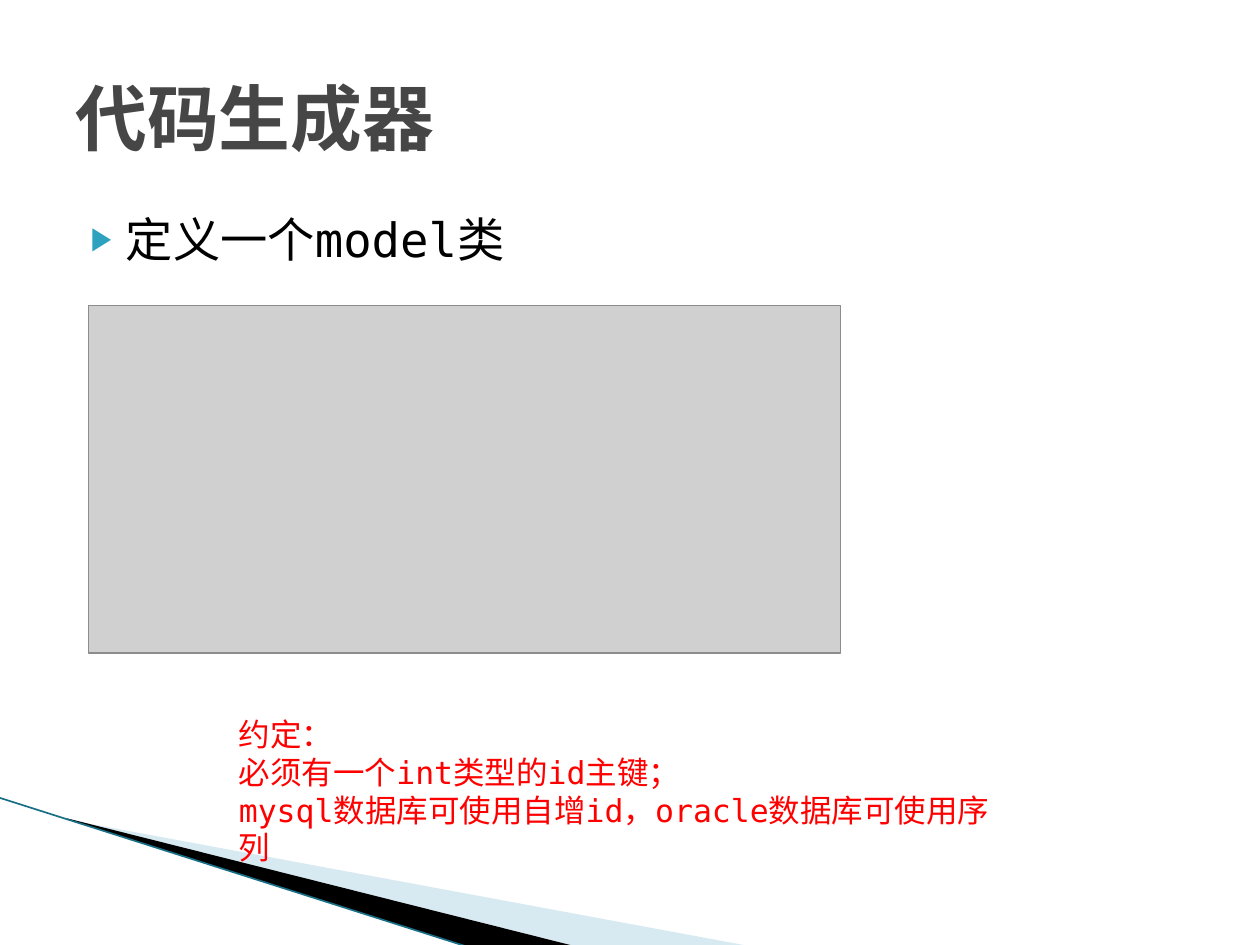
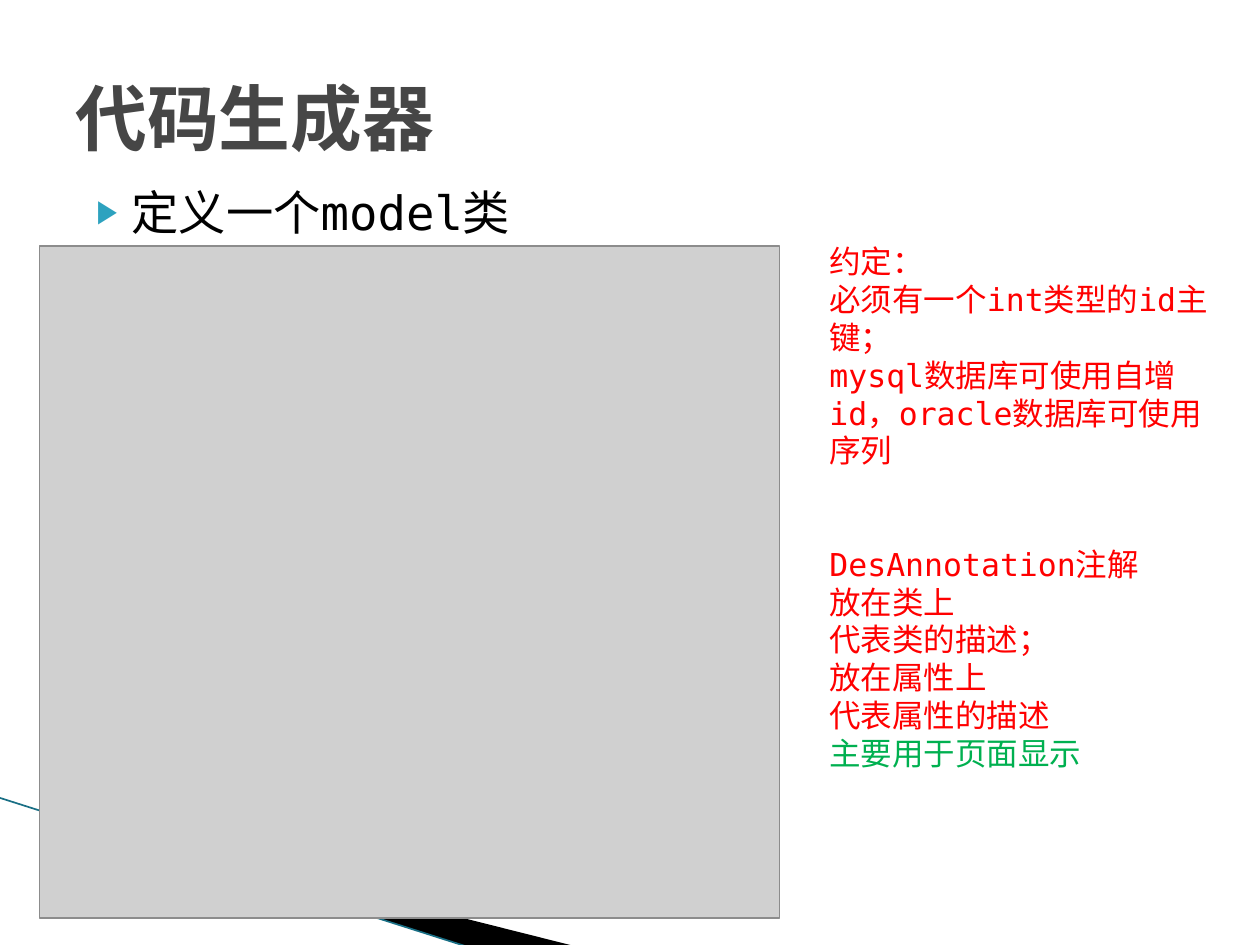
Before and after one commit to SunflowersOfJava/simba, a slide deck: slide 10 of doc/框架使用说明_1.1.15.pptx. Drawn at 1260x945 pixels with LibreOffice and Linux fonts; fonts in the diff are those of the drawing; grey boxes stand for pictures; background and template pictures are left out. Boxes give left, top, right and bottom in pixels: in the first picture for what was removed or moved away, otherwise in the second. Text is boxed around its words. In the diff, an @@ line names an element or a change of style, - is before the commit and + after.

```diff
--- a/doc/框架使用说明_1.1.15.pptx
+++ b/doc/框架使用说明_1.1.15.pptx
@@ text "定义一个model类": place and size @@
-text "定义一个model类" at box(126, 217, 504, 261)
+text "定义一个model类" at box(132, 190, 510, 234)
@@ text "约定：": place and size @@
-text "约定：" at box(239, 719, 990, 829)
+text "约定：" at box(829, 246, 1207, 768)
@@ picture added at box(39, 246, 780, 917) @@
@@ picture removed at box(88, 305, 840, 653) @@
@@ text at box(829, 550, 1139, 768): paragraphs added @@
+DesAnnotation注解
+放在类上
+代表类的描述；
+放在属性上
+代表属性的描述
+主要用于页面显示
@@ freeform shape removed at box(98, 689, 622, 888) @@
```
Also in this commit, not shown: 3 other slides changed, 4 slides added, 1 slide removed.
